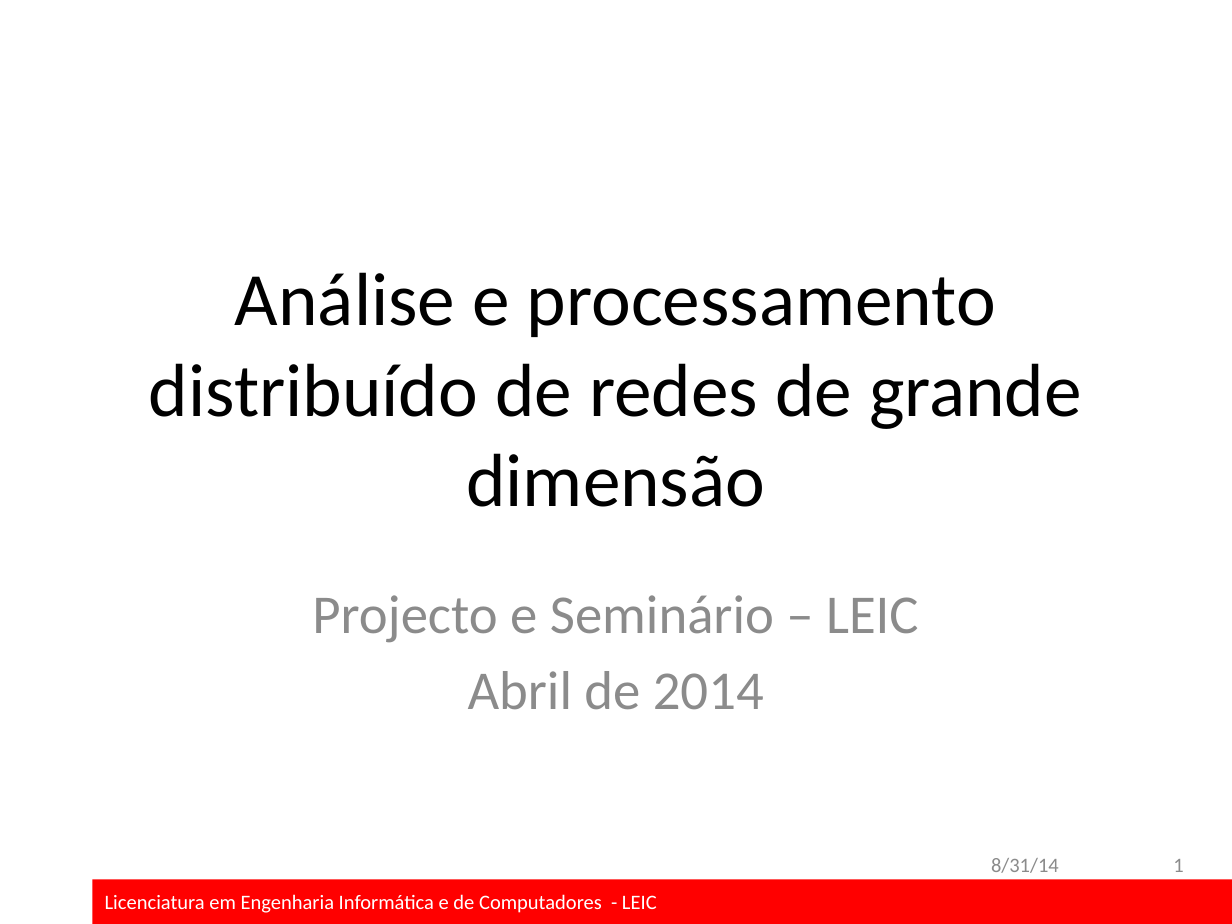
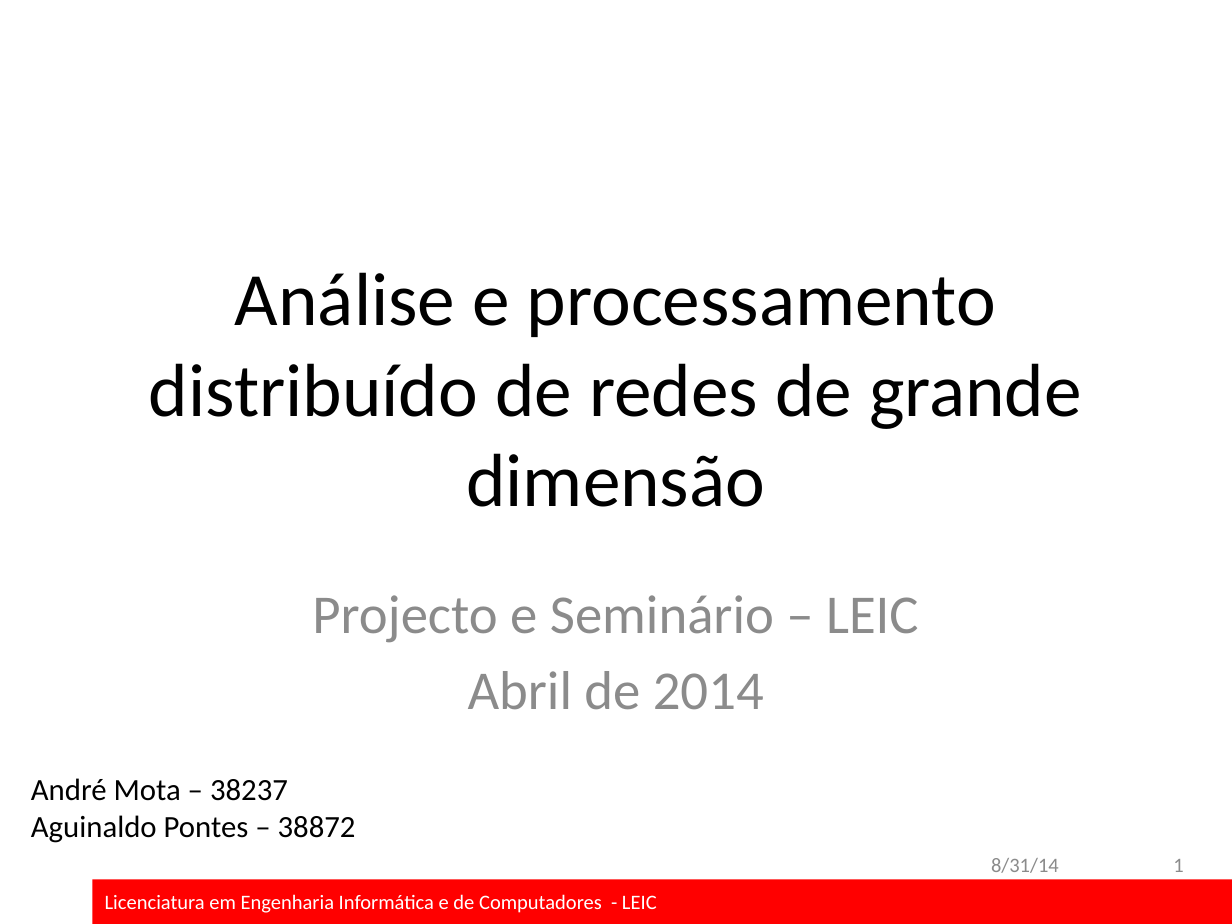
Before and after one commit to andremota/Distributed-Graph-Processing, a slide deck: slide 1 of docs/apresentação/apres_isel_format.odp. Drawn at 1232x924 pixels with LibreOffice and Linux fonts; fonts in the diff are those of the drawing; background and template pictures are left out. Boxes give left, top, right and bottom in pixels: in the first picture for what was removed or moved away, otherwise in the second. Text is boxed around its words. In the diff, an @@ line names an element or a change of style, - is before the commit and + after.

Commit message:
Added names to the presentation.

```diff
--- a/docs/apresentação/apres_isel_format.odp
+++ b/docs/apresentação/apres_isel_format.odp
@@ text added at [31,778,356,843], 18 pt, text #000000 @@
+André Mota – 38237
+Aguinaldo Pontes – 38872
```
